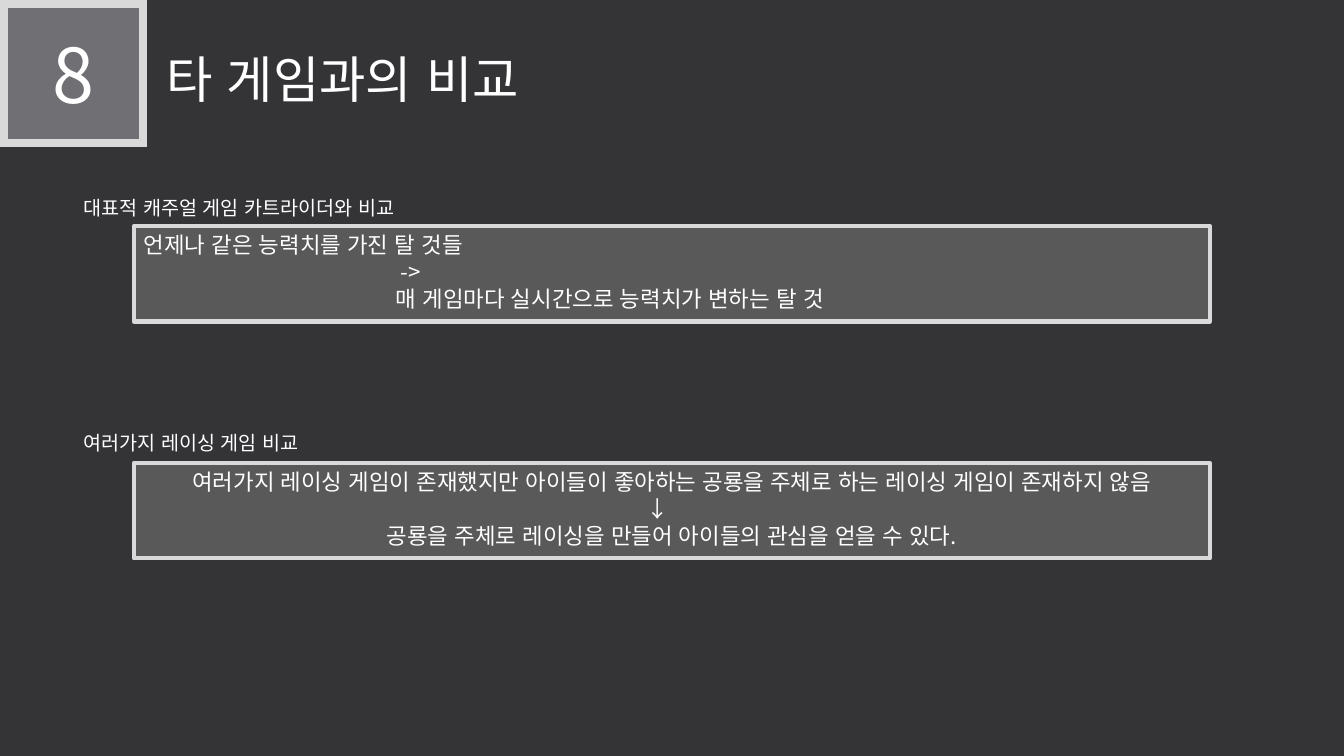
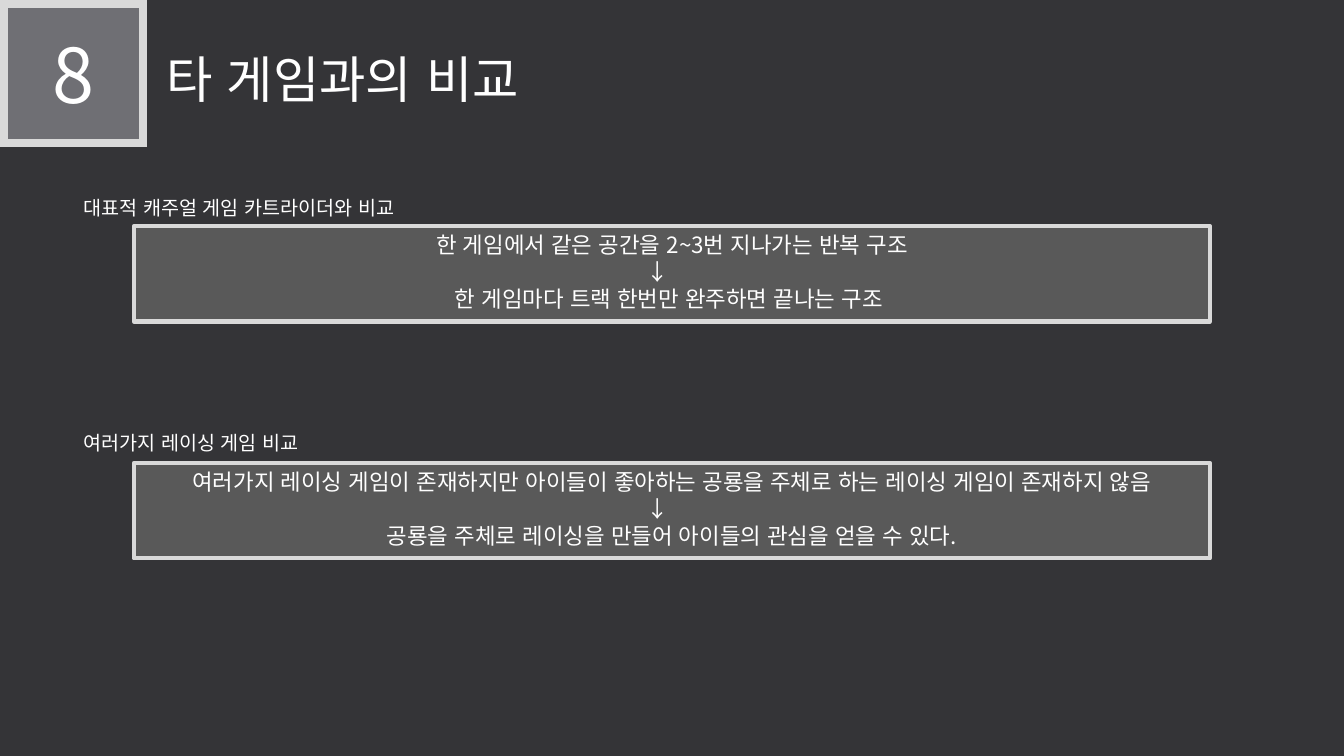
Before and after one commit to LEGO0937/Our_Project, a slide deck: slide 14 of 기획단계/졸작 제안서_α.pptx. Drawn at 1344x756 pixels with LibreOffice and Linux fonts; fonts in the diff are those of the drawing. Boxes give left, top, right and bottom in pixels: in the first picture for what was removed or moved away, otherwise in the second. Text is boxed around its words. In the diff, an @@ line names an element or a change of style, - is before the commit and + after.

```diff
--- a/기획단계/졸작 제안서_α.pptx
+++ b/기획단계/졸작 제안서_α.pptx
@@ text in rectangle at bbox=[436, 234, 908, 309]: text changed @@
-언제나 같은 능력치를 가진 탈 것들
-->
-매 게임마다 실시간으로 능력치가 변하는 탈 것
+한 게임에서 같은 공간을 2~3번 지나가는 반복 구조
+↓
+한 게임마다 트랙 한번만 완주하면 끝나는 구조
@@ text in rectangle at bbox=[192, 471, 1151, 492]: text changed @@
-여러가지 레이싱 게임이 존재했지만 아이들이 좋아하는 공룡을 주체로 하는 레이싱 게임이 존재하지 않음
+여러가지 레이싱 게임이 존재하지만 아이들이 좋아하는 공룡을 주체로 하는 레이싱 게임이 존재하지 않음
```
Also in this commit, not shown: 6 other slides changed, 2 slides added, 1 slide removed, 1 other file.
